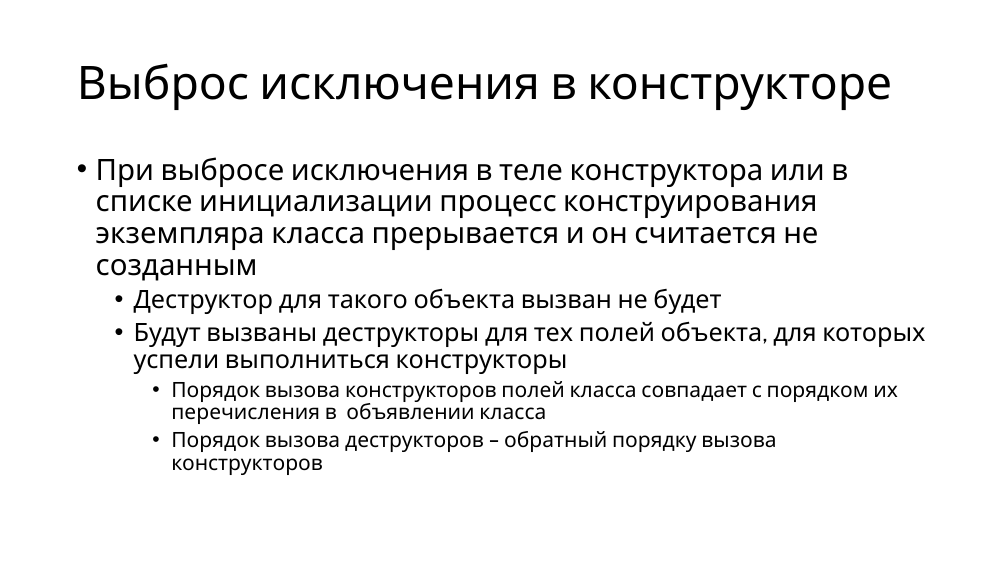
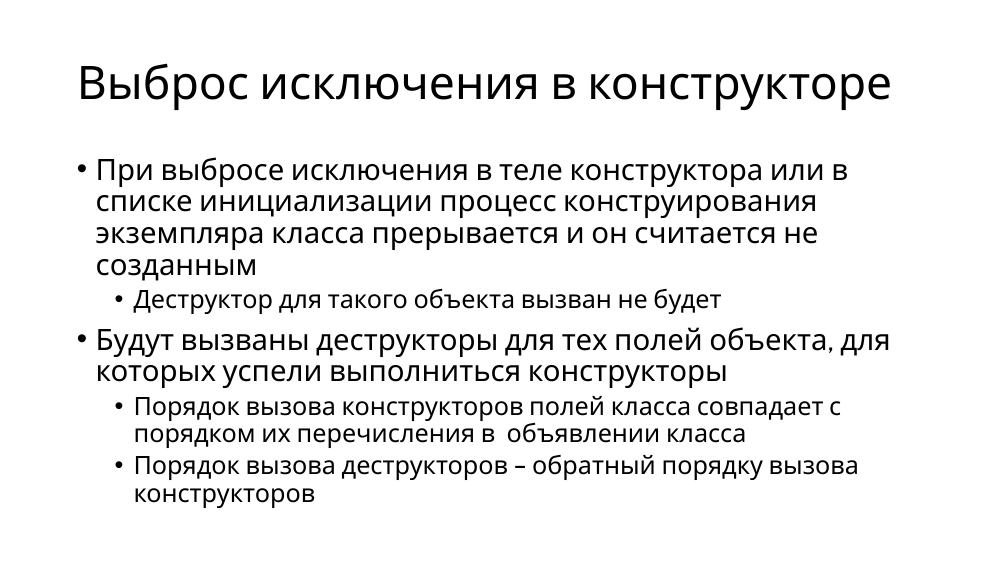
Before and after one commit to alexey-malov/oop, a slide deck: slide 31 of lectures/05/Обработка ошибок и исключительных ситуаций.pptx (slide 23 before the commit). Drawn at 1008x567 pixels with LibreOffice and Linux fonts; fonts in the diff are those of the drawing. Boxes give left, top, right and bottom in pixels: in the first picture for what was removed or moved away, otherwise in the second. Text is boxed around its words. In the diff, an @@ line names an element or a change of style, - is before the commit and + after.

Commit message:
Доработка лекции про исключения

```diff
--- a/lectures/05/Обработка ошибок и исключительных ситуаций.pptx
+++ b/lectures/05/Обработка ошибок и исключительных ситуаций.pptx
@@ text at [96,327,890,508]: size 24 to 28 pt in "Будут вызваны деструкторы для тех полей объекта, ..."; size 20 to 24 pt in "Порядок вызова конструкторов полей класса совпадает с ...", "Порядок вызова деструкторов – обратный порядку вызова ..."; list level 2 to 1 in "Будут вызваны деструкторы для тех ..."; list level 3 to 2 in "Порядок вызова конструкторов полей класса ..."; list level 3 to 2 in "Порядок вызова деструкторов – обратный ..." @@
```
Also in this commit, not shown: 12 other slides changed, 14 slides added, 1 slide removed, 2 other files.
